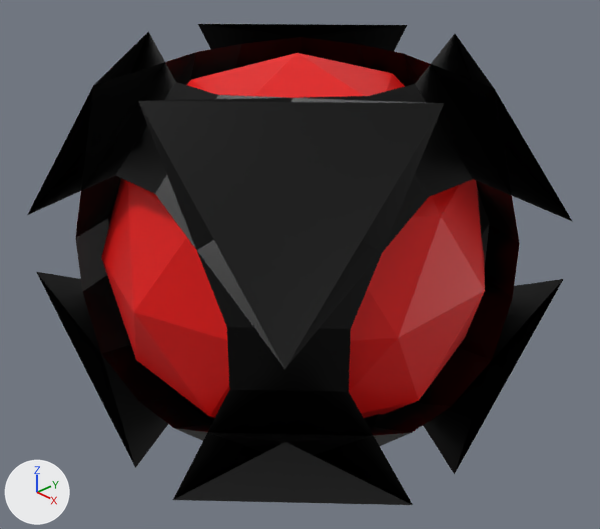
One commit to the Blender file magnet.blend: the scene before it, then after it.
One viewpoint serves both versions: a 50 mm lens placed at (3.13, -2.93, 2.0), pointed at (0.04, -0.02, -0.09). Arrows for +X, +Y and +Z are at lower left; the lights stay in place.
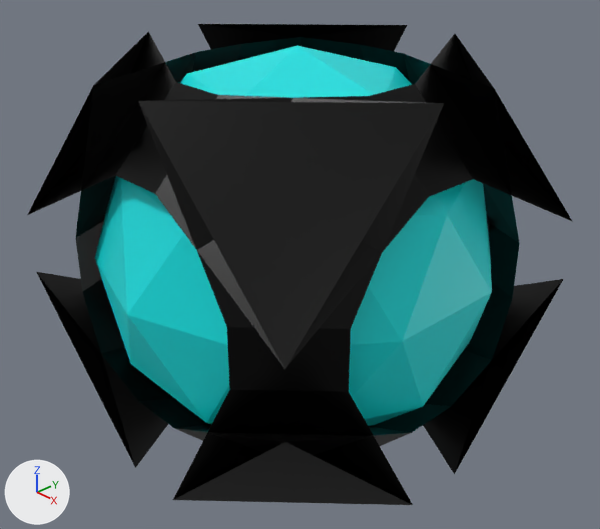
The edits, one by one:
Material 'Material.001' (mat_material_001) changes colour from red #e70400 to cyan #00e7e7; in linear values from (0.8, 0.00135, 0.0) to (0.0, 0.8, 0.8).
Object 'Icosphere' (ob_icosphere) is rescaled from (1.09, 1.09, 1.09) to (1.13, 1.13, 1.13).

Changed parts and their boxes (x1, y1, x2, y2) in the pictures (600 x 529 px):
'Icosphere', recoloured, rescaled: before (101, 53, 485, 418); after (95, 46, 492, 426)
